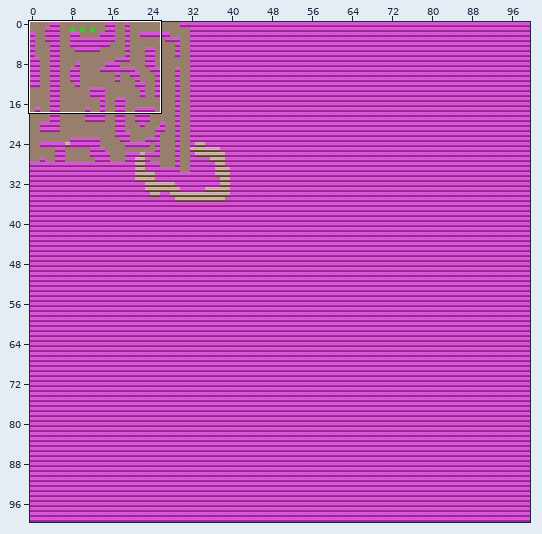
Two states of a Tiled map (JSON), assets/tilemaps/main.json. The first picture is a wide view before the edit; the outline marks the close-up.
Close-up. Earlier state:
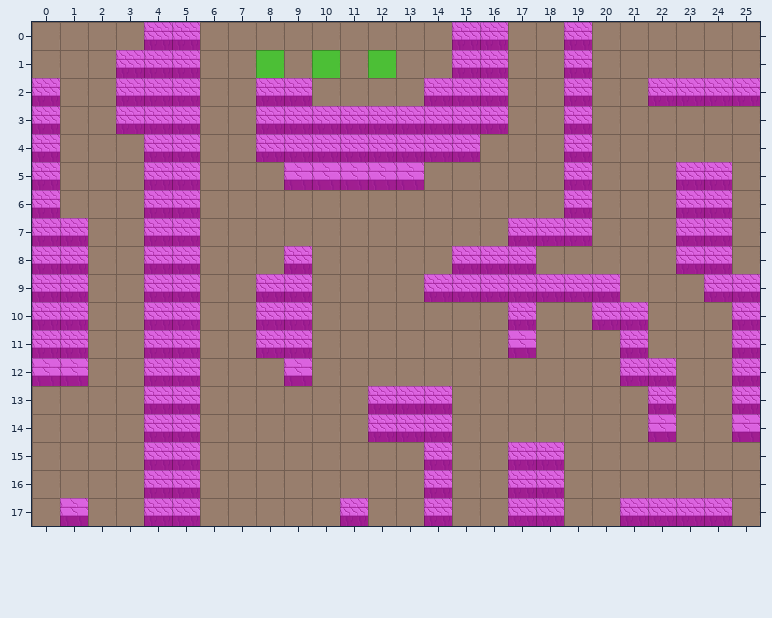
Cells are 32x32 px. Shown: x 0..25, y 0..17. The commit also changed other parts of the map, which this record leaves out. Tiles whose own drawing changed are shown in their newer look in all pictures.
After the commit:
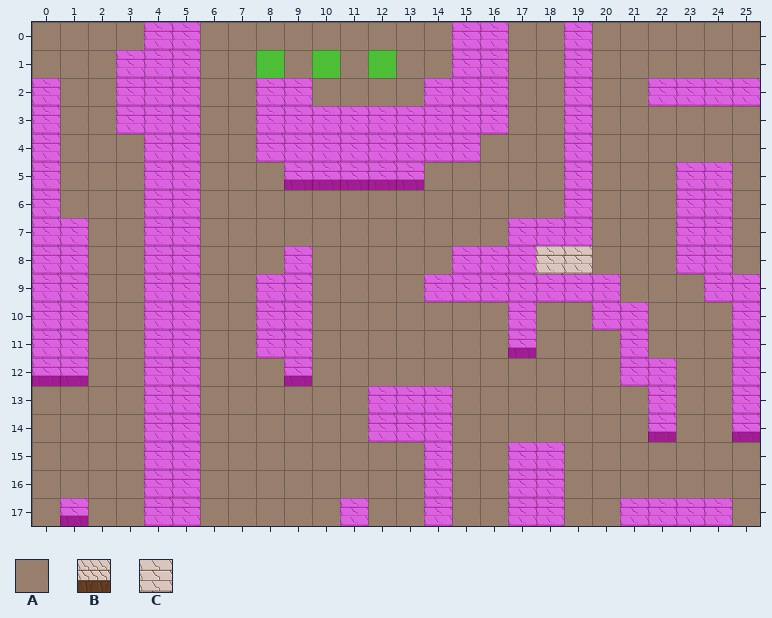
Key: from "terrain": A 0, B 1, C 2.
_ is an empty cell.
Tiles replaced or removed in this view: A, B.
The exact change:
Changed rows in their new state; . is an unchanged cell.
Layer "terrain":
first column x 0:
 0 ....CC.........CC..C......
 1 ...CCC.........CC..C......
 2 C..CCC..CC....CCC..C..CCCC
 3 C..CCC..CCCCCCCCC..C......
 4 C...CC..CCCCCCCC...C......
 5 C...CC.............C...CC.
 6 C...CC.............C...CC.
 7 CC..CC...........CCC...CC.
 8 CC..CC...C.....CCCCC...CC.
 9 CC..CC..CC....CCCCCCC...CC
10 CC..CC..CC.......C..CC...C
11 CC..CC..CC...........C...C
12 ....CC...............CC..C
13 ....CC......CCC.......C..C
14 ....CC......CCC...........
15 ....CC........C..CC.......
16 ....CC........C..CC.......
17 ....CC.....C..C..CC..CCCC.
Boxes around the changes in both close-ups, in picture pixels (x1, y1, x2, y2):
changed: (116, 22, 200, 526)
changed: (256, 22, 760, 526)
changed: (32, 78, 88, 358)
